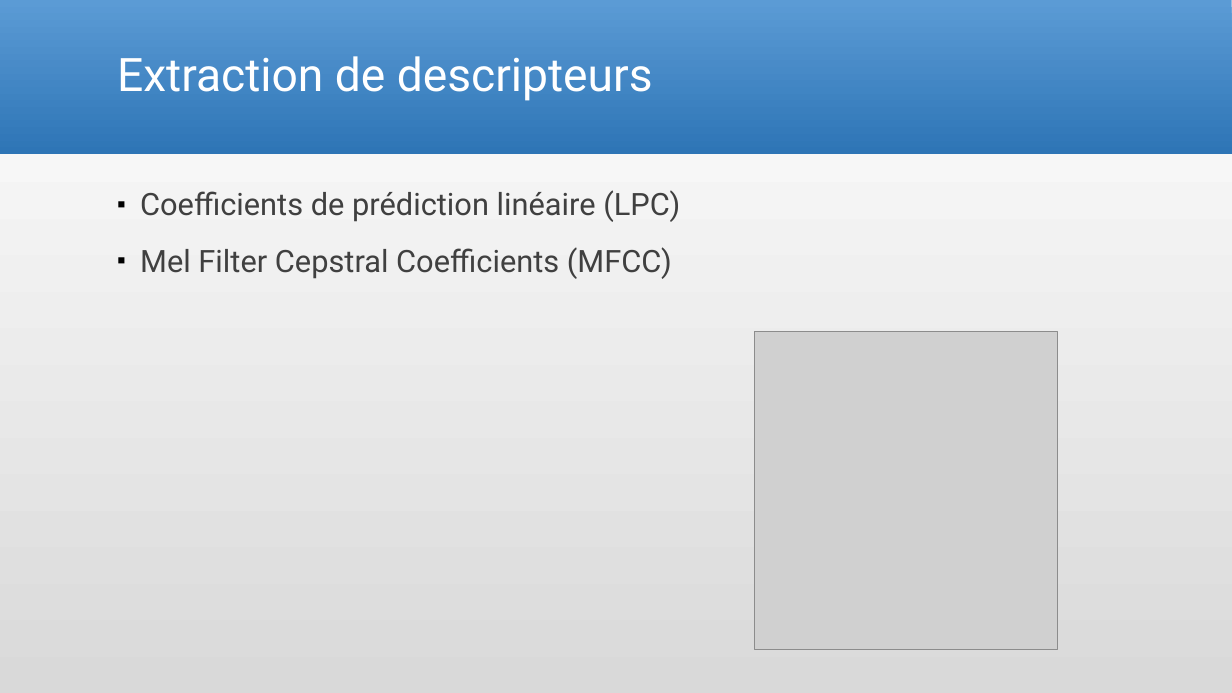
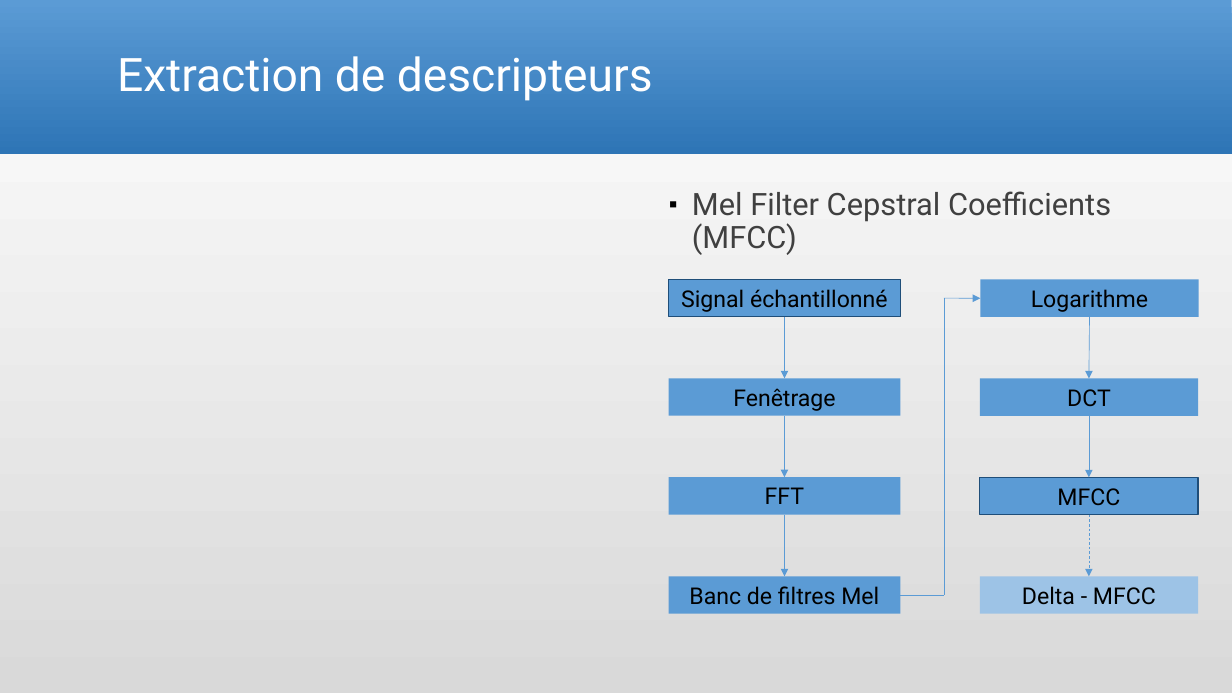
Before and after one commit to Arcyno/tl_voix, a slide deck: slide 5 of Ouss Villedieu - Voix - Presentation.pptx. Drawn at 1232x693 pixels with LibreOffice and Linux fonts; fonts in the diff are those of the drawing; grey boxes stand for pictures. Boxes give left, top, right and bottom in pixels: in the first picture for what was removed or moved away, otherwise in the second. Text is boxed around its words. In the diff, an @@ line names an element or a change of style, - is before the commit and + after.

Commit message:
maj slides

```diff
--- a/Ouss Villedieu - Voix - Presentation.pptx
+++ b/Ouss Villedieu - Voix - Presentation.pptx
@@ text at (140, 190, 680, 222): paragraph removed @@
-▪ Coefficients de prédiction linéaire (LPC)
@@ text "Mel Filter Cepstral Coefficients (MFCC)": place and size @@
-text "Mel Filter Cepstral Coefficients (MFCC)" at (140, 190, 680, 279)
+text "Mel Filter Cepstral Coefficients (MFCC)" at (692, 191, 1111, 255)
@@ rectangle added at (669, 279, 901, 316), fill #5B9BD5, outline #1F4E79 1 pt, 18 pt, text #000000 @@
+Signal échantillonné
@@ line added from (945, 299) to (945, 595), #5B9BD5 0.5 pt @@
@@ arrow added from (945, 299) to (981, 299), #5B9BD5 0.5 pt @@
@@ rectangle added at (981, 280, 1199, 317), fill #5B9BD5, 18 pt, text #000000 @@
+Logarithme
@@ arrow added from (785, 317) to (785, 379), #5B9BD5 0.5 pt @@
@@ arrow added from (1090, 317) to (1089, 379), #5B9BD5 0.5 pt @@
@@ picture removed at (754, 332, 1057, 650) @@
@@ rectangle added at (669, 379, 901, 416), fill #5B9BD5, 18 pt, text #000000 @@
+Fenêtrage
@@ rectangle added at (980, 379, 1198, 416), fill #5B9BD5, 18 pt, text #000000 @@
+DCT
@@ arrow added from (785, 416) to (785, 478), #5B9BD5 0.5 pt @@
@@ arrow added from (1089, 416) to (1089, 478), #5B9BD5 0.5 pt @@
@@ rectangle added at (669, 478, 901, 515), fill #5B9BD5, 18 pt, text #000000 @@
+FFT
@@ rectangle added at (980, 478, 1198, 515), fill #5B9BD5, outline #1F4E79 1 pt, 18 pt, text #000000 @@
+MFCC
@@ arrow added from (785, 515) to (785, 577), #5B9BD5 0.5 pt @@
@@ arrow added from (1089, 515) to (1089, 577), #5B9BD5 0.5 pt dashed @@
@@ rectangle added at (669, 577, 901, 614), fill #5B9BD5, 18 pt, text #000000 @@
+Banc de filtres Mel
@@ line added from (900, 595) to (945, 595), #5B9BD5 0.5 pt @@
@@ rectangle added at (980, 577, 1198, 614), fill #9DC3E6, 18 pt, text #000000 @@
+Delta - MFCC
```
Also in this commit, not shown: 2 other slides changed.
